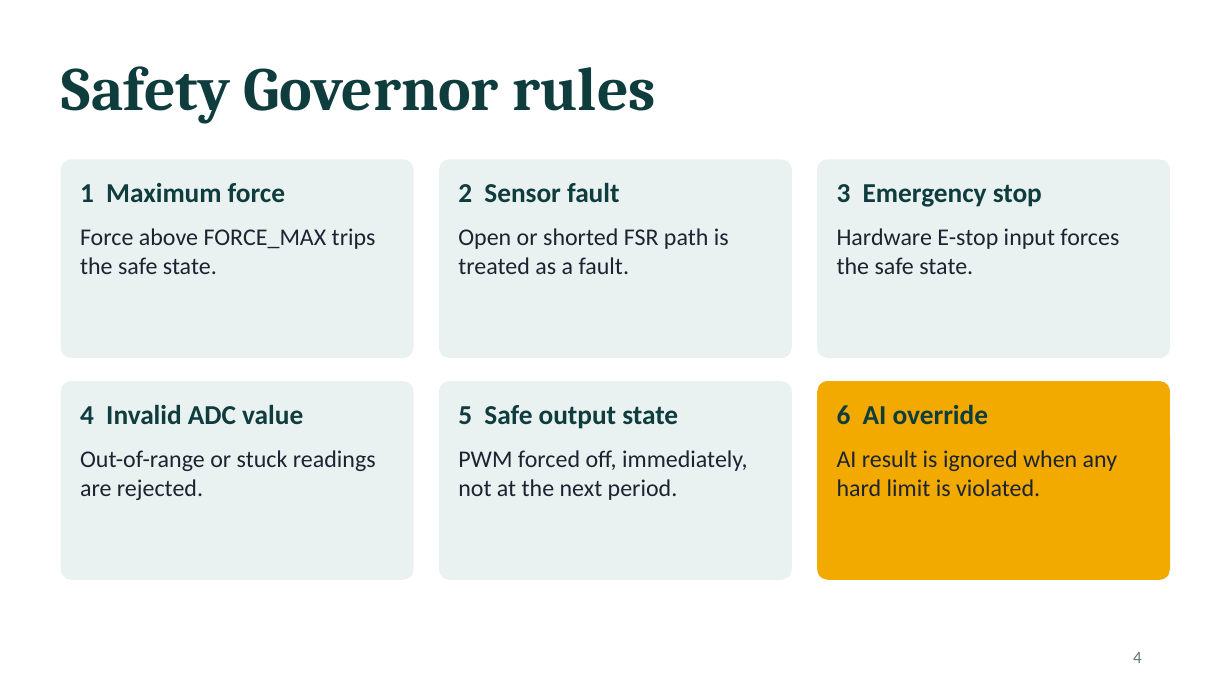
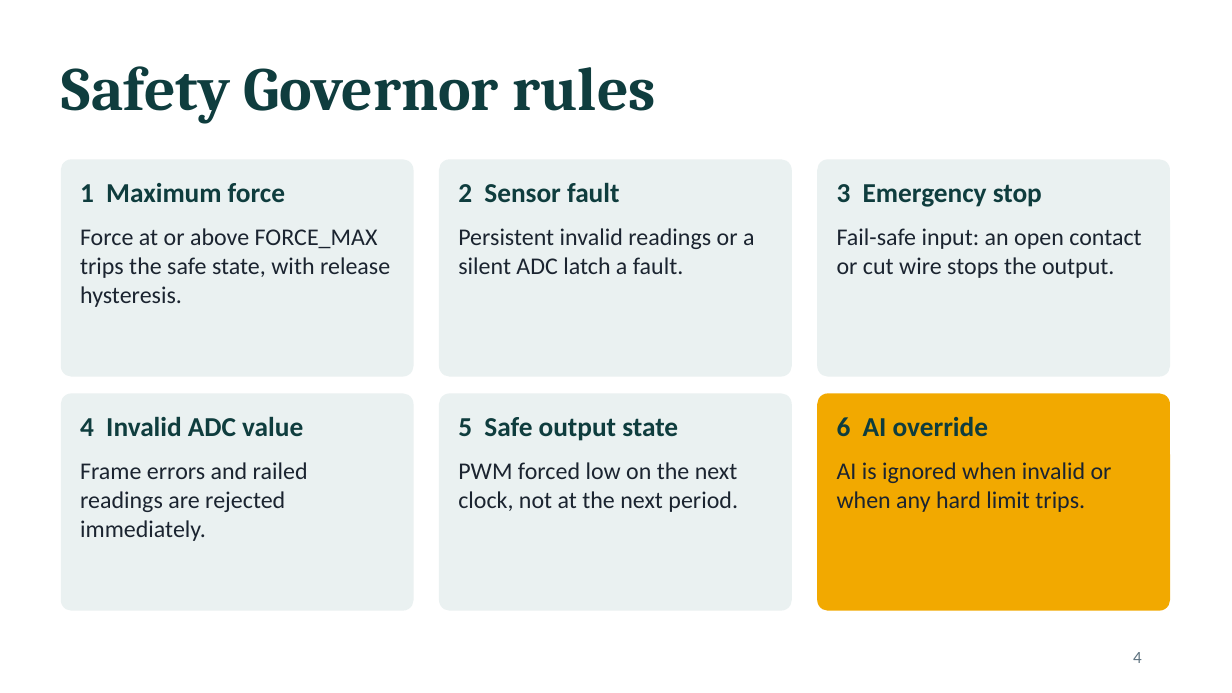
Before and after one commit to sanjiv283/tactile-reflex-system, a slide deck: slide 4 of docs/tactile_reflex_system.pptx. Drawn at 1232x693 pixels with LibreOffice and Linux fonts; fonts in the diff are those of the drawing. Boxes give left, top, right and bottom in pixels: in the first picture for what was removed or moved away, otherwise in the second. Text is boxed around its words. In the diff, an @@ line names an element or a change of style, - is before the commit and + after.

```diff
--- a/docs/tactile_reflex_system.pptx
+++ b/docs/tactile_reflex_system.pptx
@@ rounded rectangle: place and size @@
-rounded rectangle at [62, 160, 413, 357]
+rounded rectangle at [62, 160, 413, 376]
@@ rounded rectangle: place and size @@
-rounded rectangle at [440, 160, 791, 357]
+rounded rectangle at [440, 160, 791, 376]
@@ rounded rectangle: place and size @@
-rounded rectangle at [818, 160, 1169, 357]
+rounded rectangle at [818, 160, 1169, 376]
@@ text at [80, 228, 390, 307]: text changed @@
-Force above FORCE_MAX trips the safe state.
+Force at or above FORCE_MAX trips the safe state, with release hysteresis.
@@ text at [458, 228, 754, 274]: text changed @@
-Open or shorted FSR path is treated as a fault.
+Persistent invalid readings or a silent ADC latch a fault.
@@ text at [837, 228, 1141, 278]: text changed @@
-Hardware E-stop input forces the safe state.
+Fail-safe input: an open contact or cut wire stops the output.
@@ rounded rectangle: place and size @@
-rounded rectangle at [62, 382, 413, 579]
+rounded rectangle at [62, 394, 413, 610]
@@ rounded rectangle: place and size @@
-rounded rectangle at [440, 382, 791, 579]
+rounded rectangle at [440, 394, 791, 610]
@@ proportions changed in 6 elements at [62, 160, 413, 376], [440, 160, 791, 376], [818, 160, 1169, 376], [62, 394, 413, 610], [440, 394, 791, 610], [818, 394, 1169, 610] @@
@@ rounded rectangle: place and size @@
-rounded rectangle at [818, 382, 1169, 579]
+rounded rectangle at [818, 394, 1169, 610]
@@ 3 texts: place and size @@
-3 texts at [80, 404, 988, 429]
+3 texts at [80, 416, 988, 441]
@@ text at [80, 462, 308, 541]: text changed @@
-Out-of-range or stuck readings are rejected.
+Frame errors and railed readings are rejected immediately.
@@ text at [458, 462, 738, 512]: text changed @@
-PWM forced off, immediately, not at the next period.
+PWM forced low on the next clock, not at the next period.
@@ text at [837, 462, 1112, 512]: text changed @@
-AI result is ignored when any hard limit is violated.
+AI is ignored when invalid or when any hard limit trips.
```
Also in this commit, not shown: 5 other slides changed, 7 slides added, 6 slides removed, 11 other files.
